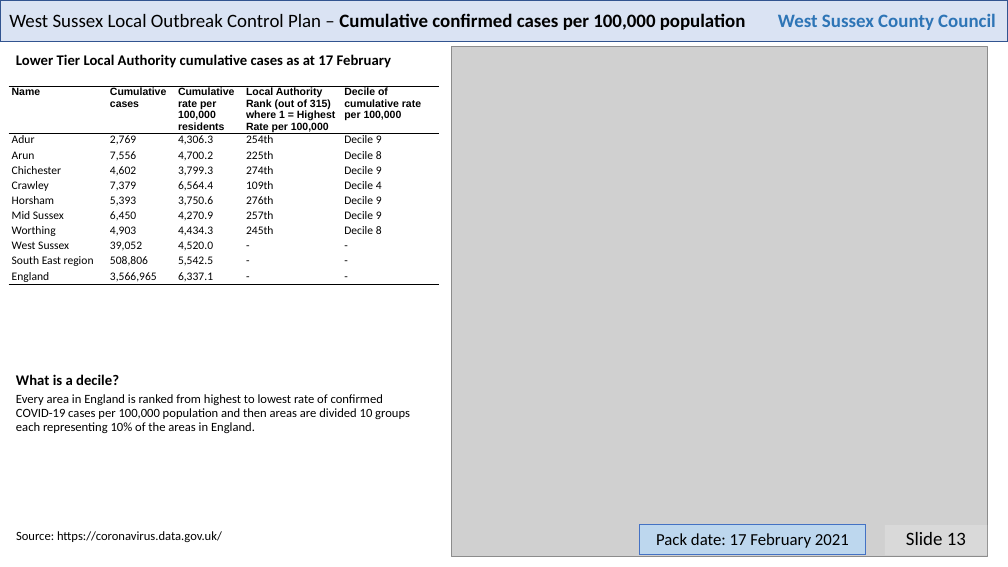
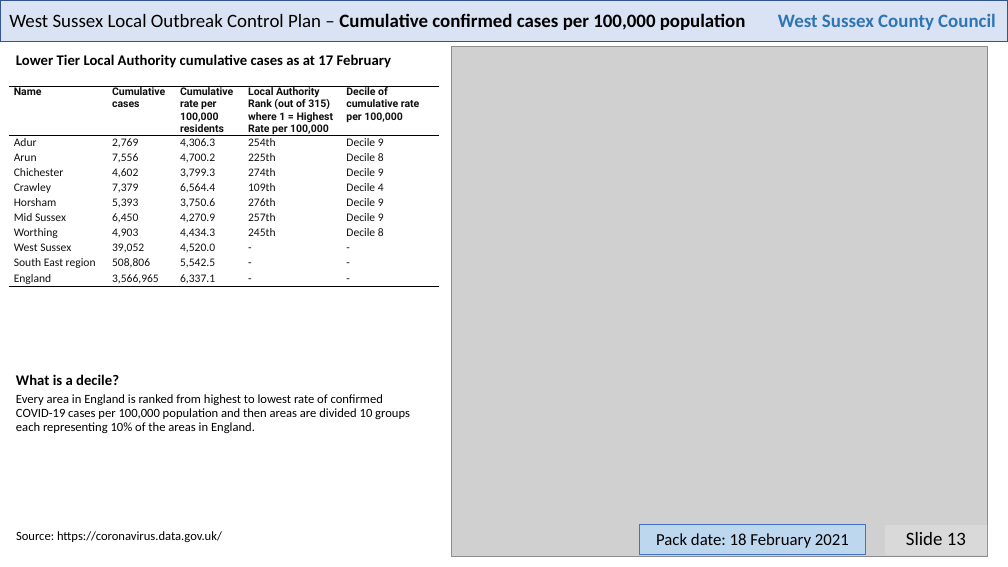
Before and after one commit to psychty/wsx_covid_datapack_public, a slide deck: slide 13 of Latest_West_Sussex_C19_slide_deck.pptx. Drawn at 1008x567 pixels with LibreOffice and Linux fonts; fonts in the diff are those of the drawing; grey boxes stand for pictures. Boxes give left, top, right and bottom in pixels: in the first picture for what was removed or moved away, otherwise in the second. Text is boxed around its words. In the diff, an @@ line names an element or a change of style, - is before the commit and + after.

```diff
--- a/Latest_West_Sussex_C19_slide_deck.pptx
+++ b/Latest_West_Sussex_C19_slide_deck.pptx
@@ table at (8,86,439,296) @@
@@ font Arial to Roboto in "Name", "Cumulative cases", "Cumulative rate per 100,000 residents", "Local Authority Rank (out of 315) where ..." and 1 more places @@
@@ text colour #000000 to #111111 @@
@@ indent changed @@
@@ less space between paragraphs @@
@@ text in rectangle at (656,533,849,548): text changed @@
-Pack date: 17 February 2021
+Pack date: 18 February 2021
```
Also in this commit, not shown: 21 other slides changed, 57 other files.
